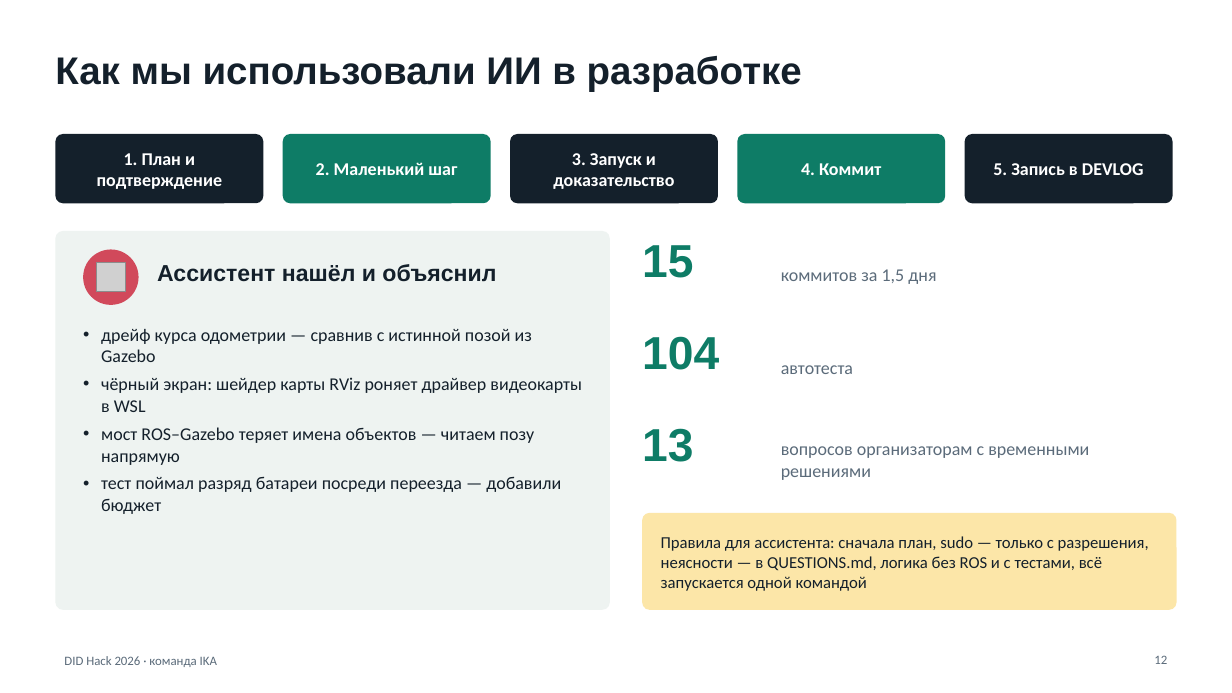
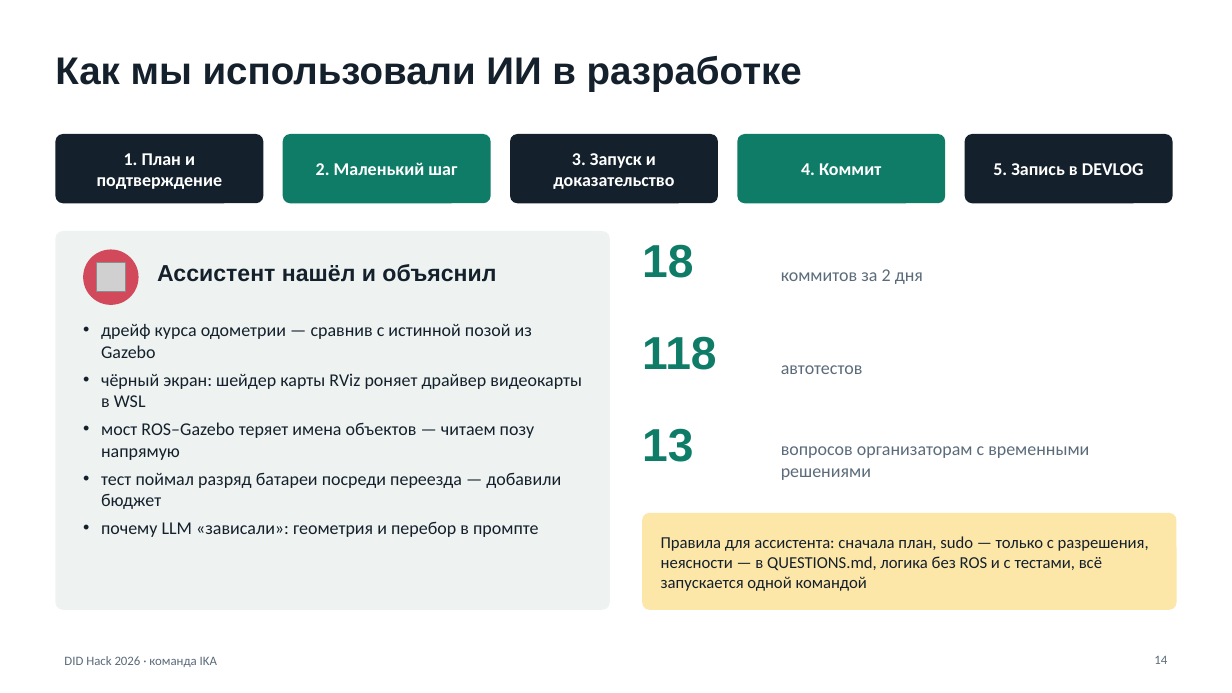
Before and after one commit to TwoToTango123/innopolis-agent-turtle, a slide deck: slide 14 of docs/DID_Hack_IKA_Защита_прототипа.pptx (slide 12 before the commit). Drawn at 1232x693 pixels with LibreOffice and Linux fonts; fonts in the diff are those of the drawing; grey boxes stand for pictures. Boxes give left, top, right and bottom in pixels: in the first picture for what was removed or moved away, otherwise in the second. Text is boxed around its words. In the diff, an @@ line names an element or a change of style, - is before the commit and + after.

```diff
--- a/docs/DID_Hack_IKA_Защита_прототипа.pptx
+++ b/docs/DID_Hack_IKA_Защита_прототипа.pptx
@@ text at box(642, 244, 693, 278): text changed @@
-15
+18
@@ text at box(781, 269, 923, 284): text changed @@
-коммитов за 1,5 дня
+коммитов за 2 дня
@@ text at box(642, 336, 716, 370): text changed @@
-104
+118
@@ text at box(781, 365, 863, 374): text changed @@
-автотеста
+автотестов
@@ text at box(101, 522, 539, 537): paragraph added @@
+• почему LLM «зависали»: геометрия и перебор в промпте
@@ page number at box(1154, 656, 1167, 664): text changed @@
-12
+14
```
Also in this commit, not shown: 8 other slides changed, 2 slides added.
